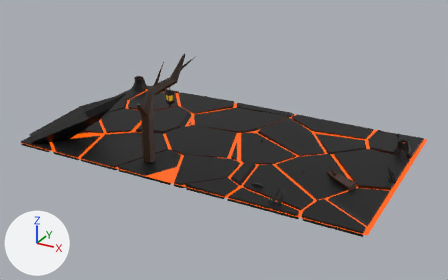
The glTF model TCG-Framework-Client/models/tcg-framework/card-terrain/terrain-fire.glb: old version first, new version second.
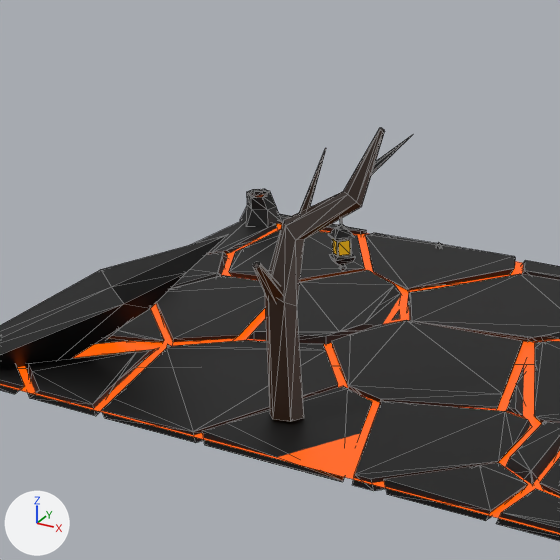
Each version appears first whole from a camera (50 mm lens) standing at (10.7, -23.48, 9.88) and looking at (0.46, -4.85, 0.56), and next in a close-up on the part from 10% to 56% of the width and 2% to 76% of the height. Arrows for +X, +Y and +Z are at lower left; the lights stay in place. The close-ups show mesh edges as thin lines. Vertices at the same position are counted once.

Objects in the first close-up: 'fire-terrain'.
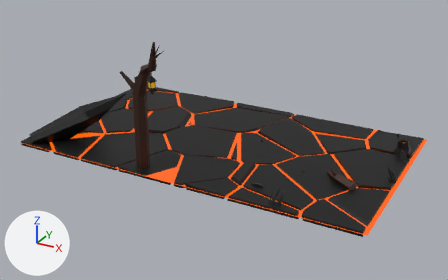
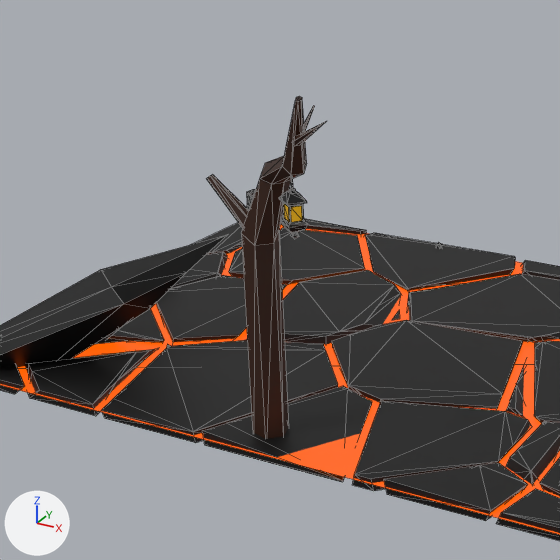
Where the newer file only moved an object's origin or applied its transform, the numbers keep the older frame.

Pixel boxes [x1, y1, x2, y2] of what changed, in the close-ups (560 x 560 px; the box of a moved part takes in the faces that stretch with it):
```json
{"object": "fire-terrain", "change": "reshaped", "before": [0, 128, 560, 541], "after": [0, 96, 560, 541]}
{"part": 1, "of": "me_cube_cell_048", "change": "moved or reshaped", "before": [328, 218, 356, 271], "after": [279, 177, 308, 239]}
{"part": 2, "of": "me_cube_cell_048", "change": "moved or reshaped", "before": [370, 135, 412, 175], "after": [292, 122, 325, 146]}
{"part": 3, "of": "me_cube_cell_048", "change": "moved or reshaped", "before": [253, 262, 283, 302], "after": [207, 175, 249, 228]}
{"part": 4, "of": "me_cube_cell_048", "change": "moved or reshaped", "before": [300, 148, 326, 212], "after": [304, 106, 314, 132]}
{"part": 5, "of": "me_cube_cell_048", "change": "added", "after": [241, 96, 307, 439], "on screen": "brown"}
{"part": 6, "of": "me_cube_cell_048", "change": "deleted", "before": [265, 128, 385, 422]}
{"part": 7, "of": "me_cube_cell_048", "change": "recoloured", "before": [234, 189, 359, 456], "after": [234, 189, 359, 456]}
```

Scene script edits in JSON lines:
```json
{"block": "me_cube_cell_048", "where": "# used by ob_fire_terrain; location = (0.0, 0.0, -0.9)"}
{"op": "remove", "block": "me_cube_cell_048", "code": "me_cube_cell_048.from_pydata(...)  # 1086 vertices, 1621 faces; spans x -6.9..6.93, y -8.03..-0.06, z 0.47..4.87"}
{"op": "remove", "block": "me_cube_cell_048", "code": "me_cube_cell_048.materials.append(mat_material_005)"}
{"op": "remove", "block": "me_cube_cell_048", "code": "me_cube_cell_048.materials.append(mat_material_004)"}
{"op": "add", "block": "me_cube_cell_048", "code": "me_cube_cell_048.from_pydata(...)  # 1086 vertices, 1621 faces; spans x -6.9..6.93, y -8.39..-0.06, z 0.47..5.9"}
{"block": "me_cube_cell_048", "change": "me_cube_cell_048 part 1: the loose piece of 73 vertices spanning x -1.18..-0.81, y -6.38..-6.01, z 2.97..3.77 is turned -87.8 degrees about the z axis through its middle, then moved by (0.43, -1.64, 1.03)"}
{"block": "me_cube_cell_048", "change": "me_cube_cell_048 part 2: the loose piece of 7 vertices spanning x -0.78..-0.41, y -5.96..-5.3, z 4.24..4.69 is turned -87.8 degrees about the z axis through its middle, then moved by (0.61, -2.59, 1.03)"}
{"block": "me_cube_cell_048", "change": "me_cube_cell_048 part 3: the loose piece of 12 vertices spanning x -1.58..-1.27, y -7.67..-6.9, z 2.76..3.49 is turned -87.8 degrees about the z axis through its middle, then moved by (-0.25, -0.16, 1.03)"}
{"block": "me_cube_cell_048", "change": "me_cube_cell_048 part 4: the loose piece of 12 vertices spanning x -1.43..-1.29, y -6.59..-6.03, z 3.66..4.57 is turned -87.8 degrees about the z axis through its middle, then moved by (0.67, -1.16, 1.03)"}
{"block": "me_cube_cell_048", "change": "me_cube_cell_048 part 5: a new loose piece of 30 vertices spanning x -1.63..-0.1, y -8.26..-7.2, z 0.78..5.9, in mat_palette"}
{"block": "me_cube_cell_048", "change": "me_cube_cell_048 part 6: the loose piece of 30 vertices spanning x -1.66..-0.56, y -7.25..-5.74, z 1.06..4.87 is deleted"}
{"block": "me_cube_cell_048", "change": "me_cube_cell_048 part 7: 981 faces spanning x -6.9..6.93, y -7.99..-0.06, z 0.9..1.63 switch from mat_material to mat_palette"}
```
